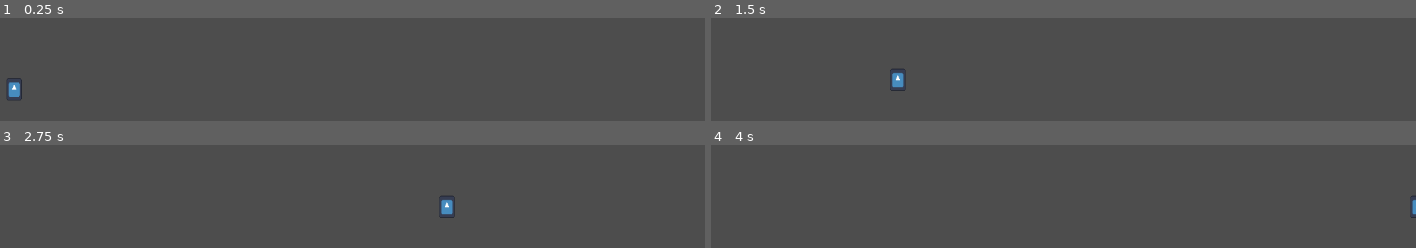
Above: before the commit, frames 1-4 (two rows, left to right).
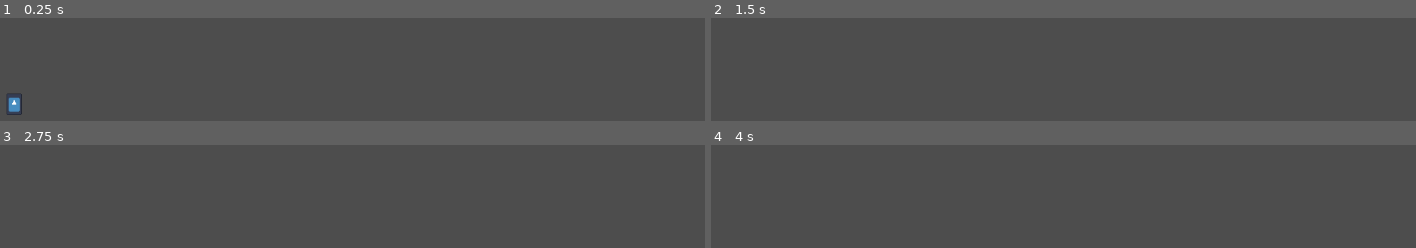
Above: after the commit, the same moments.

Repository: Kuuhaku07/FaithGame
Game: Godot game, scene res://Scenes/mundo.tscn
Same seed, same stepped clock (60 frames per second), same inputs: the game is played once before the commit and once after it. The engine's default icon, where the game draws it, is replaced by a stand-in: a white triangle on a blue panel in a dark square.
Inputs:
- Up to frame 1 (0.25 s): no input
- Up to frame 2 (1.5 s): tap Enter at 0.5 s; hold W (Saltar) 0.53-1.28 s; hold D (Moverse_Derecha) from 0.53 s (still down); tap S (Agacharse) at 1.35 s
- Up to frame 3 (2.75 s): tap W (Saltar) at 1.52, 1.55, 1.82 s; tap Space at 2 s; release D (Moverse_Derecha) at 2.03 s; hold A (Moverse_Izquierda) from 2.03 s (still down); hold W (Saltar) from 2.03 s (still down)
- Up to frame 4 (4 s): release A (Moverse_Izquierda) at 2.78 s; release W (Saltar) at 2.78 s; hold D (Moverse_Derecha) from 2.78 s (still down); tap S (Agacharse) at 2.85 s; tap W (Saltar) at 3.02, 3.05, 3.32 s; hold W (Saltar) from 3.53 s (still down)

The runs differ from the first frame. In frame 1, 0.6% of the frame differs, in the area x 0-4%, y 58-95%; in frame 2, 0.3%; in frame 3, 0.3%; in frame 4, less than 0.1%.

Commit message:
Arreglado el movimiento, Por Arreglar friccion y salto

Diff:
--- a/Scenes/Faith.gd
+++ b/Scenes/Faith.gd
@@ -1,8 +1,8 @@
 extends CharacterBody2D
 
 @export var Max_Speed = 300
-@export var Aceleracion = Vector2(1500, 0)
-@export var Friccion = 1200
+@export var Aceleracion = Vector2(1500, 1500)
+@export var Friccion = 1000
 @onready var axis = Vector2.ZERO
 @export var Jump_Speed = 500
 @export var Is_Grounded = true
@@ -16,7 +16,6 @@
 func _physics_process(delta):
 	move(delta)
 	var motion = Vector2(axis.x * Max_Speed, axis.y * Jump_Speed)
-	motion = move_and_slide()
 	Is_Grounded = motion
 	if Is_Crouched:
 		set_scale(Vector2(1, 0.5))
@@ -26,10 +25,17 @@
 
 func get_input_axis():
 	axis.x = int(Input.is_action_pressed("Moverse_Derecha")) - int(Input.is_action_pressed("Moverse_Izquierda"))
-	if Input.is_action_just_pressed("Saltar") and Is_Grounded:
+
+
+	if Input.is_action_just_pressed("Saltar") and is_on_floor():
+		axis.y = -1
+	elif Input.is_action_pressed("Saltar") :
 		axis.y = -1
 	elif Input.is_action_just_released("Saltar") and axis.y < 0:
 		axis.y = 0
+	else:
+		axis.y=0.5
+
 	if Input.is_action_just_pressed("Agacharse") and Is_Grounded:
 		Is_Crouched = true
 	elif Input.is_action_just_released("Agacharse") and Is_Crouched:
@@ -42,10 +48,9 @@
 
 	if axis== Vector2.ZERO:
 		apply_friction(Friccion * delta)
-
 	else:
-		var acceleration = Vector2(Aceleracion.x * delta, Aceleracion.y * delta)
-		apply_movement(axis + acceleration)
+		apply_movement(axis * Aceleracion* delta)
+	move_and_slide()
 
 func apply_friction(amount):
 	if velocity.length()>amount:
